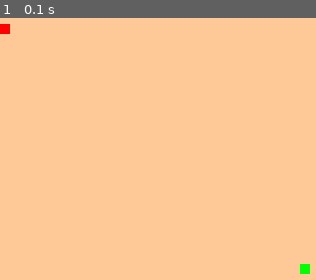
Above: before the commit, frame 1.
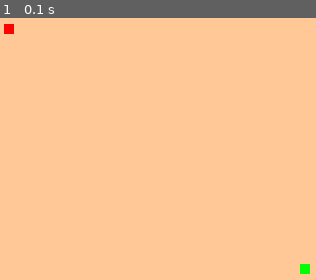
Above: after the commit, the same moment.

Repository: PatrikElias2/Projects
Game: pygame game, started from Python Projects/Snake game - Pygame/game.py
Same seed, same stepped clock (60 frames per second), same inputs: the game is played once before the commit and once after it.
Inputs:
- Up to frame 1 (0.1 s): no input

The runs differ from the first frame. In frame 1, 0.1% of the frame differs, in the area x 0-5%, y 2-7%.

Commit message:
Fixed small detail. Coming with logic for key handlers and collision

Diff:
--- a/Python Projects/Snake game - Pygame/game.py
+++ b/Python Projects/Snake game - Pygame/game.py
@@ -52,8 +52,8 @@
         grid_size = 10
         max_position = 600 - grid_size
         while True:
-            x = random.randint(0, max_position // grid_size) * grid_size
-            y = random.randint(0, max_position // grid_size) * grid_size
+            x = random.randint(0, max_position)
+            y = random.randint(0, max_position)
             if (x, y) not in self.snake_body:
                 return (x, y)
 
